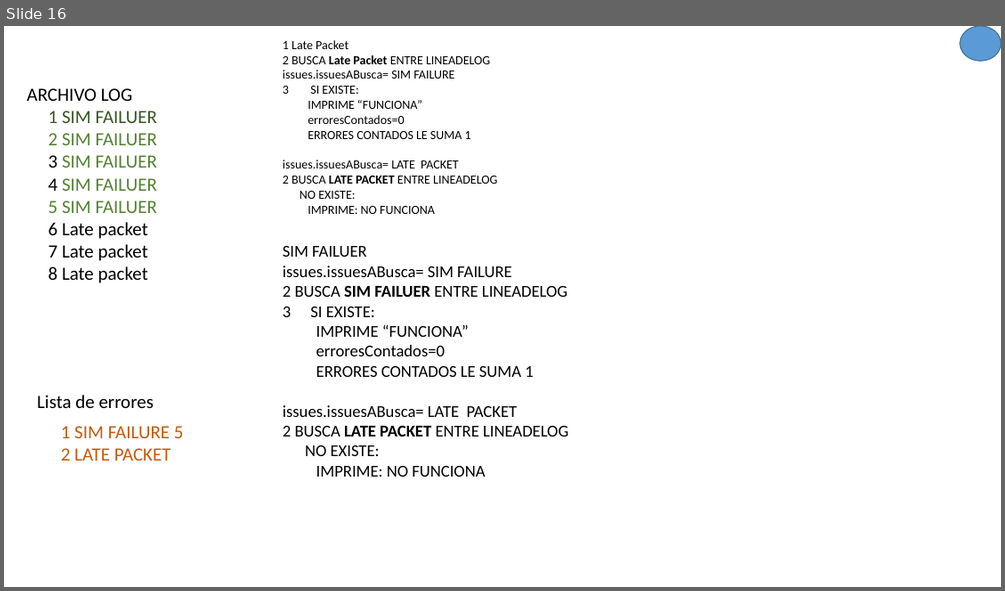
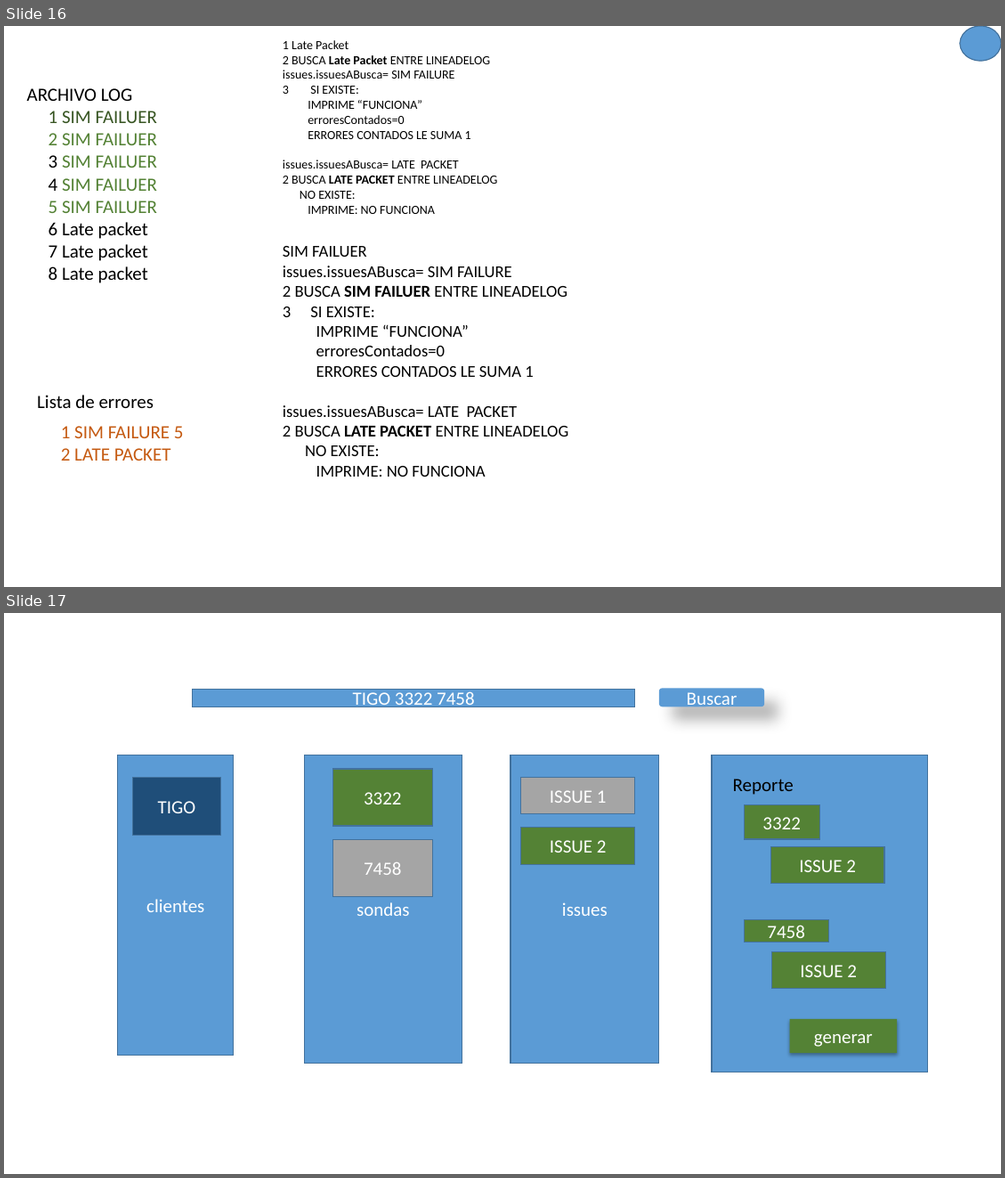
Before and after one commit to juande007/generadorDeReporte, a slide deck: Documentación/Documentation.pptx. Shown one above the other, each under a label of ours: slide 16 before the commit, slides 16 and 17 after it. The pictures are 1005x591 and 1005x1178 pixels, drawn with LibreOffice and Linux fonts; fonts in the diff are those of the drawing. Boxes give left, top, right and bottom in pixels: in the first picture for what was removed or moved away, otherwise in the second. Text is boxed around its words. In the diff, an @@ line names an element or a change of style, - is before the commit and + after.

```diff
--- a/Documentación/Documentation.pptx
+++ b/Documentación/Documentation.pptx
@@ slide 17 added at [4, 613, 1001, 1174], background #FFFFFF @@
@@ rectangle added at [193, 689, 635, 706], fill #5B9BD5, outline #43739E 1 pt, 18 pt, text #FFFFFF @@
+TIGO 3322 7458
@@ rounded rectangle added at [659, 688, 764, 706], fill #5B9BD5, 18 pt, text #FFFFFF @@
+Buscar
@@ rectangle added at [118, 755, 234, 1055], fill #5B9BD5, outline #43739E 1 pt, 18 pt, text #FFFFFF @@
+clientes
@@ rectangle added at [304, 755, 461, 1062], fill #5B9BD5, outline #43739E 1 pt, 18 pt, text #FFFFFF @@
+sondas
@@ rectangle added at [332, 769, 432, 826], fill #548235, outline #43739E 1 pt, 18 pt, text #FFFFFF @@
+3322
@@ rectangle added at [510, 755, 659, 1062], fill #5B9BD5, outline #43739E 1 pt, 18 pt, text #FFFFFF @@
+issues
@@ rectangle added at [712, 755, 928, 1072], fill #5B9BD5, outline #43739E 1 pt @@
@@ rectangle added at [133, 778, 221, 835], fill #1F4E79, outline #43739E 1 pt, 18 pt, text #FFFFFF @@
+TIGO
@@ rectangle added at [521, 778, 635, 814], fill #A5A5A5, outline #43739E 1 pt, 18 pt, text #FFFFFF @@
+ISSUE 1
@@ text added at [733, 779, 793, 795], 18 pt, text #000000 @@
+Reporte
@@ rectangle added at [744, 805, 819, 840], fill #548235, outline #43739E 1 pt, 18 pt, text #FFFFFF @@
+3322
@@ rectangle added at [332, 840, 432, 896], fill #A5A5A5, outline #43739E 1 pt, 18 pt, text #FFFFFF @@
+7458
@@ rectangle added at [521, 827, 635, 864], fill #548235, outline #43739E 1 pt, 18 pt, text #FFFFFF @@
+ISSUE 2
@@ rectangle added at [770, 846, 884, 883], fill #548235, outline #43739E 1 pt, 18 pt, text #FFFFFF @@
+ISSUE 2
@@ rectangle added at [744, 919, 828, 941], fill #548235, outline #43739E 1 pt, 18 pt, text #FFFFFF @@
+7458
@@ rectangle added at [772, 952, 886, 989], fill #548235, outline #43739E 1 pt, 18 pt, text #FFFFFF @@
+ISSUE 2
@@ rectangle added at [790, 1019, 898, 1054], fill #548235, 18 pt, text #FFFFFF @@
+generar
```
Also in this commit, not shown: 1 slide removed, 17 other files.
